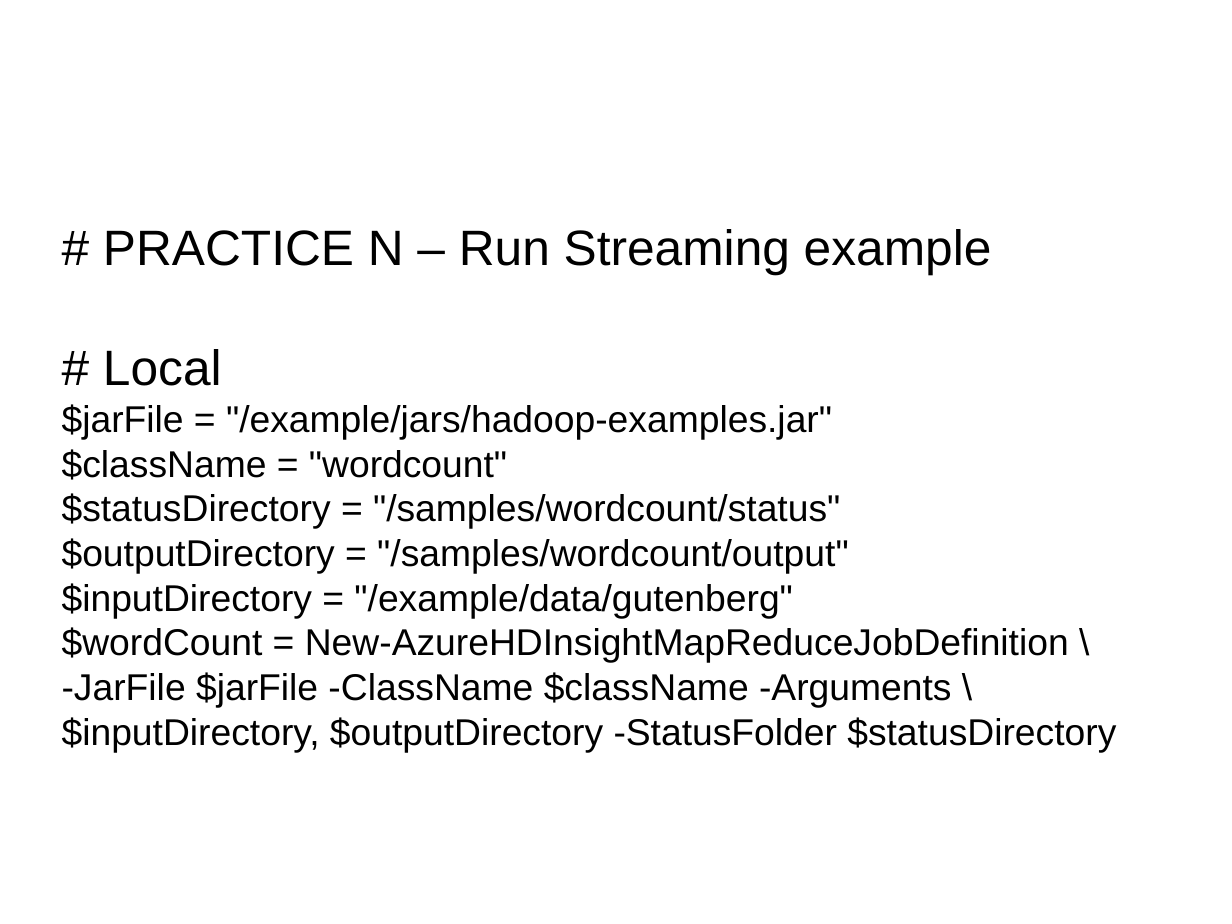
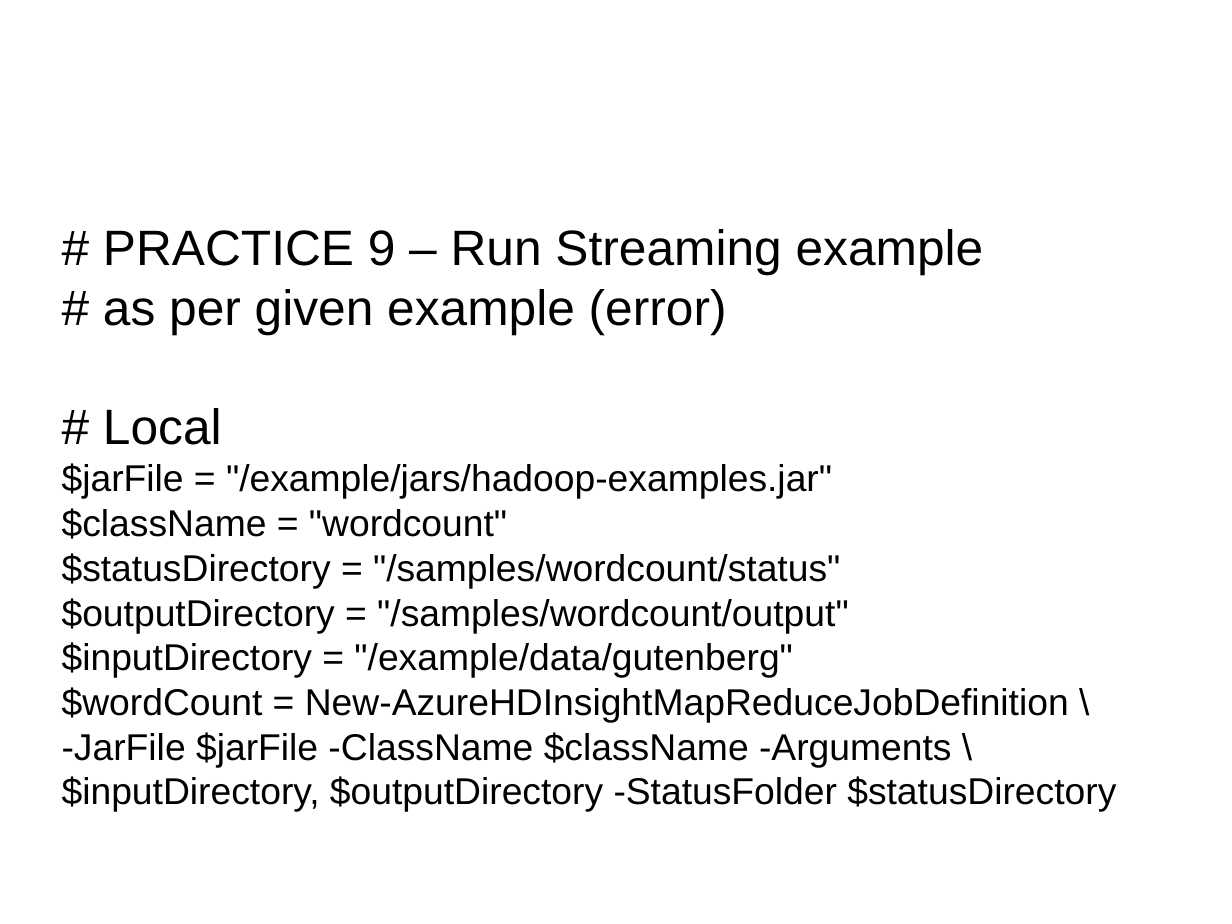
Before and after one commit to dsikar/GMSHadoopWorkshop, a slide deck: slide 12 of slides/06-RunningHadoopOnAzure.odp (slide 13 before the commit). Drawn at 1232x924 pixels with LibreOffice and Linux fonts; fonts in the diff are those of the drawing; background and template pictures are left out. Boxes give left, top, right and bottom in pixels: in the first picture for what was removed or moved away, otherwise in the second. Text is boxed around its words. In the diff, an @@ line names an element or a change of style, - is before the commit and + after.

```diff
--- a/slides/06-RunningHadoopOnAzure.odp
+++ b/slides/06-RunningHadoopOnAzure.odp
@@ subtitle at <box>103,229,984,335</box>: text changed @@
-# PRACTICE N – Run Streaming example
+# PRACTICE 9 – Run Streaming example
+# as per given example (error)
```
Also in this commit, not shown: 5 other slides changed, 1 slide removed, 6 other files.
